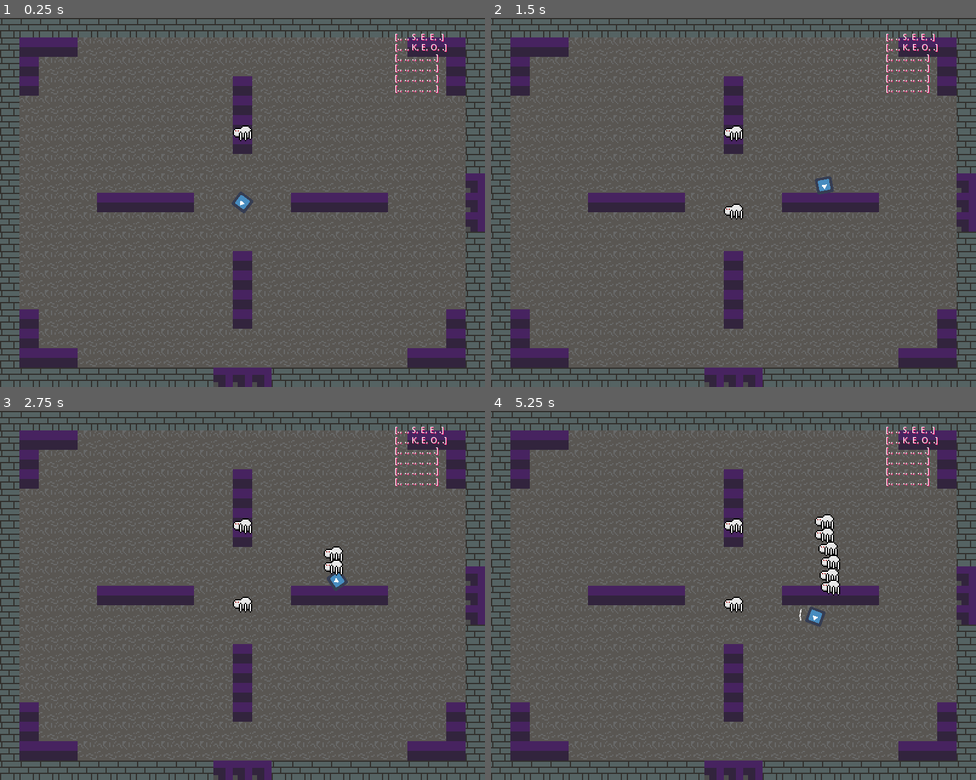
Above: before the commit, frames 1-4 (two rows, left to right).
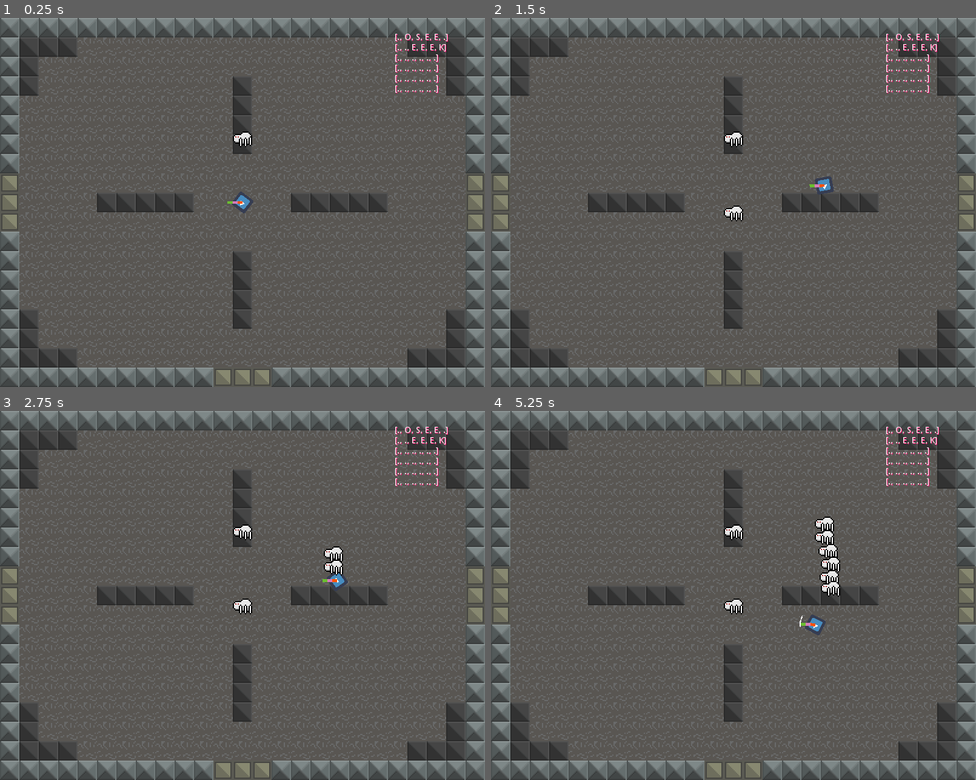
Above: after the commit, the same moments.

Repository: BielMaxBR/evolutron-remake
Game: Godot game, scene res://Node2D.tscn
Two runs of this game, one before a commit and one after it. Both use one fixed random seed, a clock stepped at 60 frames per second and the inputs below. The engine's default icon, where the game draws it, is replaced by a stand-in: a white triangle on a blue panel in a dark square.
Inputs (mouse positions are in pixels of both pictures, inside the frame that each line leads up to):
- Up to frame 1 (0.25 s): no input
- Up to frame 2 (1.5 s): tap Enter at 0.5 s; move the mouse to (840, 184) at 0.52 s; press the mouse at (840, 184) at 0.53 s; hold D (right) 0.53-1.28 s; tap Space (test, bound only after the commit) at 0.8, 1.35 s; move the mouse to (636, 220) at 1.27 s; release the mouse at (636, 220) at 1.28 s; hold S (down) from 1.28 s (still down)
- Up to frame 3 (2.75 s): click (145, 613) at 1.55 s; move the mouse to (291, 514) at 2.02 s; release S (down) at 2.03 s; press the mouse at (291, 514) at 2.03 s; hold D (right) from 2.03 s (still down); tap Space (test, bound only after the commit) at 2.3 s
- Up to frame 4 (5.25 s): move the mouse to (709, 669) at 2.77 s; release D (right) at 2.78 s; release the mouse at (709, 669) at 2.78 s; hold W (up) 2.78-3.53 s; tap Space (test, bound only after the commit) at 2.85, 3.8, 4.35 s; click (709, 669) at 3.05 s; move the mouse to (879, 650) at 3.52 s; press the mouse at (879, 650) at 3.53 s; hold A (left) 3.53-5.03 s; move the mouse to (588, 540) at 4.27 s; release the mouse at (588, 540) at 4.28 s; click (588, 540) at 4.55 s; move the mouse to (757, 595) at 5.02 s; press the mouse at (757, 595) at 5.03 s; hold S (down) from 5.03 s (still down)

The runs differ from the first frame. In frame 1, 18% of the frame differs, in the area x 0-100%, y 0-100%; in frame 2, 18%; in frame 3, 18%; in frame 4, 18%.

Commit message:
andares funcionando

Diff:
--- a/Node2D.tscn
+++ b/Node2D.tscn
@@ -12,6 +12,8 @@
 [ext_resource path="res://anim/attack3.png" type="Texture" id=10]
 [ext_resource path="res://anim/attack1.png" type="Texture" id=11]
 [ext_resource path="res://inimigos/arainha.tscn" type="PackedScene" id=12]
+[ext_resource path="res://Scripts/portal.gd" type="Script" id=13]
+[ext_resource path="res://spritesheet.png" type="Texture" id=14]
 
 [sub_resource type="RectangleShape2D" id=1]
 extents = Vector2( 13.4879, 13.5601 )
@@ -24,6 +26,9 @@
 "speed": 20.0
 } ]
 
+[sub_resource type="RectangleShape2D" id=3]
+extents = Vector2( 28.6335, 24.2614 )
+
 [node name="Node2D" type="Node2D"]
 script = ExtResource( 1 )
 
@@ -34,7 +39,7 @@
 format = 1
 
 [node name="TileMap" type="TileMap" parent="."]
-visible = false
+position = Vector2( 26.9087, -713.08 )
 scale = Vector2( 2, 2 )
 z_index = -1
 tile_set = ExtResource( 2 )
@@ -45,6 +50,7 @@
 tile_data = PoolIntArray( -524259, 3, 0, 0, 5, 0, 1, 5, 0, 2, 0, 0, 3, 0, 0, 4, 0, 0, 5, 0, 0, 6, 0, 0, 7, 0, 0, 8, 0,  …(3947 unchanged characters)…
 
 [node name="Camera2D" type="Camera2D" parent="."]
+z_index = 1
 current = true
 process_mode = 0
 script = ExtResource( 5 )
@@ -61,34 +67,60 @@
 "_edit_use_anchors_": false
 }
 
-[node name="KinematicBody2D" type="KinematicBody2D" parent="."]
+[node name="Player" type="KinematicBody2D" parent="."]
+collision_layer = 3075
+collision_mask = 15
 script = ExtResource( 3 )
 cam = NodePath("../Camera2D")
 aranha = NodePath("../arainha")
 
-[node name="CollisionShape2D" type="CollisionShape2D" parent="KinematicBody2D"]
+[node name="CollisionShape2D" type="CollisionShape2D" parent="Player"]
 shape = SubResource( 1 )
 
-[node name="Sprite" type="Sprite" parent="KinematicBody2D"]
+[node name="Sprite" type="Sprite" parent="Player"]
 position = Vector2( -0.0834296, -0.0834274 )
 scale = Vector2( 0.461208, 0.44559 )
 texture = ExtResource( 4 )
 
-[node name="attack" type="AnimatedSprite" parent="KinematicBody2D"]
+[node name="attack" type="AnimatedSprite" parent="Player"]
 scale = Vector2( 1.12, 2 )
 frames = SubResource( 2 )
 speed_scale = 1.2
 offset = Vector2( 20, 0 )
 
-[node name="Sound" type="AudioStreamPlayer" parent="KinematicBody2D/attack"]
+[node name="Sound" type="AudioStreamPlayer" parent="Player/attack"]
 stream = ExtResource( 7 )
 
+[node name="ponta" type="Sprite" parent="Player"]
+position = Vector2( 2.94961, 0 )
+scale = Vector2( 0.508399, 0.305512 )
+texture = ExtResource( 14 )
+offset = Vector2( 30, 0 )
+
 [node name="arainha" parent="." instance=ExtResource( 12 )]
+position = Vector2( -311.479, -216.147 )
+
+[node name="portal" type="Area2D" parent="."]
+position = Vector2( -148.188, -93.4436 )
+collision_layer = 2147483663
+collision_mask = 15
+script = ExtResource( 13 )
+
+[node name="CollisionShape2D" type="CollisionShape2D" parent="portal"]
+shape = SubResource( 3 )
+
+[node name="Sprite" type="Sprite" parent="portal"]
+texture = ExtResource( 4 )
 [connection signal="map" from="." to="Camera2D" method="_on_Node2D_map"]
-[connection signal="spawn" from="." to="KinematicBody2D" method="_on_Node2D_spawn"]
-[connection signal="apareci" from="KinematicBody2D" to="Camera2D" method="_on_KinematicBody2D_apareci"]
-[connection signal="baixo" from="KinematicBody2D" to="Camera2D" method="_on_KinematicBody2D_baixo"]
-[connection signal="cima" from="KinematicBody2D" to="Camera2D" method="_on_KinematicBody2D_cima"]
-[connection signal="direita" from="KinematicBody2D" to="Camera2D" method="_on_KinematicBody2D_direita"]
-[connection signal="esquerda" from="KinematicBody2D" to="Camera2D" method="_on_KinematicBody2D_esquerda"]
-[connection signal="animation_finished" from="KinematicBody2D/attack" to="KinematicBody2D" method="_on_attack_animation_finished"]
+[connection signal="map" from="." to="portal" method="_on_Node2D_map"]
+[connection signal="saida" from="." to="portal" method="_on_Node2D_saida"]
+[connection signal="spawn" from="." to="Player" method="_on_Node2D_spawn"]
+[connection signal="apareci" from="Player" to="Camera2D" method="_on_KinematicBody2D_apareci"]
+[connection signal="baixo" from="Player" to="Camera2D" method="_on_KinematicBody2D_baixo"]
+[connection signal="cima" from="Player" to="Camera2D" method="_on_KinematicBody2D_cima"]
+[connection signal="direita" from="Player" to="Camera2D" method="_on_KinematicBody2D_direita"]
+[connection signal="esquerda" from="Player" to="Camera2D" method="_on_KinematicBody2D_esquerda"]
+[connection signal="animation_finished" from="Player/attack" to="Player" method="_on_attack_animation_finished"]
+[connection signal="body_entered" from="portal" to="portal" method="_on_portal_body_entered"]
+[connection signal="desceu" from="portal" to="." method="_on_portal_desceu"]
+[connection signal="pos" from="portal" to="Player" method="_on_portal_pos"]
--- a/Scripts/Camera2D.gd
+++ b/Scripts/Camera2D.gd
@@ -28,29 +28,30 @@
 
 func _on_KinematicBody2D_baixo():
 	$".".position.y += 608
-	print("baixo")
+
 	pass # Replace with function body.
 
 
 func _on_KinematicBody2D_cima():
 	$".".position.y -= 608
-	print("cima")
+
 	pass # Replace with function body.
 
 
 func _on_KinematicBody2D_direita():
 	position.x += 800
-	print("direita")
+
 	pass # Replace with function body.
 
 
 func _on_KinematicBody2D_esquerda():
 	$".".position.x -= 800
-	print("esquerda")
+
 	pass # Replace with function body.
 
 
 func _on_Node2D_map(mapa):
+	$Label.text = ""
 	for y in range(0, len(mapa)):
 		$Label.text += str(mapa[y]) + "\n"
 	pass # Replace with function body.
--- a/Scripts/KinematicBody2D.gd
+++ b/Scripts/KinematicBody2D.gd
@@ -32,6 +32,8 @@
 		aranha.connect("vivo", self, "_on_aranha_vivo")
 		$attack.playing = true
 		$attack/Sound.playing = true
+	if event.is_action_pressed("test"):
+		print(position)
 func get_camera():
 	#print(cam)
 	var node = get_node(cam)
@@ -60,7 +62,7 @@
 	pass
 
 func _on_Node2D_spawn(pos):
-	print("do player ",pos)
+
 	$".".position = pos
 
 	get_node(aranha).position = Vector2(pos.x,pos.y-100)
@@ -71,3 +73,8 @@
 	$attack.playing = false
 	$attack/Sound.playing = false
 	pass # Replace with function body.
+
+
+func _on_portal_pos(pos):
+	$ponta.look_at(pos)
+	pass # Replace with function body.
--- a/Scripts/Map_generator.gd
+++ b/Scripts/Map_generator.gd
@@ -1,6 +1,6 @@
 extends Node2D
 
-export(int, 0, 100) var numero_de_salas = 6
+export(int, 0, 100) var numero_de_salas = 8
 export(Vector2) var area = Vector2(6,6)
 var parede = Color("#914400")*255
 var chao = Color("#48ff00")*255
@@ -8,10 +8,10 @@
 var muro = Color("#006d0f")*255
 var spike = Color("#000000")*255
 var rng = RandomNumberGenerator.new()
-
+var andar = 0
 signal spawn(pos)
 signal map(mapa)
-
+signal saida(pos)
 func gerar_mapa_aberto():
 	return '0'
 
@@ -24,7 +24,6 @@
 			var x_atual = int(rng.randi_range(0, 5))
 			rng.randomize()
 			var y_atual = int(rng.randi_range(0, 5))
-			print("sala gerada ", x_atual, " ", y_atual, "\n")
 			salas.append([x_atual,y_atual])
 		else:
 			var nova_sala = nova_sala(salas,area)
@@ -111,14 +110,13 @@
 		return nova_sala(salas, area)
 
 func criar_salas(salas ,mapa):
-	print(salas)
 	for sala in salas:
 		var salaX = int(sala[0])
 		var salaY = int(sala[1])
 		if mapa[salaY][salaX] == ".":
 			if salas.find(sala) == 0:
 				mapa[salaY][salaX] = "S"
-			elif salas.find(sala) == 4:
+			elif salas.find(sala) == len(salas)-2:
 				mapa[salaY][salaX] = "K"
 			elif salas.find(sala) == len(salas)-1:
 				mapa[salaY][salaX] = "O"
@@ -136,15 +134,9 @@
 		[".",".",".",".",".","."],
 		[".",".",".",".",".","."],
 	]
-
-	var mapa_vazio = gerar_mapa_aberto()
-	#mapa_aberto[2][3] = "1"
-
 	var salas = gerar_salas()
 
 	mapa = criar_salas(salas, mapa)
-
-
 	for i in mapa:
 		print(i)
 	return mapa
@@ -162,6 +154,7 @@
 	newTileMap.name = "Room" + str(index)
 	newTileMap.add_to_group("Rooms")
 	newTileMap.position = pos
+
 	newTileMap.scale = tile.transform.get_scale()
 	newTileMap.cell_size = tile.cell_size
 	newTileMap.tile_set = tile.tile_set
@@ -228,7 +221,6 @@
 
 	return image
 
-
 func ler_cores_da_imagem(img,x,y):
 	var data = gerar_dados_da_imagem(img)
 	data.lock()
@@ -257,41 +249,62 @@
 	return [cima,direita,baixo,esquerda]
 
 func gerar_andar(bigMap, tile):
+
 	var index = 0
 	var minimapa = criar_cena()
+
 	emit_signal("map",minimapa)
 	for y in range(0, len(minimapa)):
+
 		for x in range(0, len(minimapa[y])):
+
 			var portas = se_tem_sala(minimapa, Vector2(x,y))
+
 			if minimapa[y][x] == "S":
 				var pos = Coletar_posicao_do_tile(x,y,bigMap.cell_size,bigMap.transform.get_scale())
-				print("do nó ", pos)
 				var posMeio = Coletar_posicao_do_tile(x+0.5,y+0.5,bigMap.cell_size,bigMap.transform.get_scale())
 				emit_signal("spawn", posMeio)
 				gerar_tilemap(pos,tile,'spawn.png', portas, index)
 				index += 1
+
 			elif minimapa[y][x] == "E":
+
 				rng.randomize()
 				var sala = rng.randi_range(0,5)
 				var pos = Coletar_posicao_do_tile(x,y,bigMap.cell_size,bigMap.transform.get_scale())
 				gerar_tilemap(pos,tile,'/enemy/sala'+str(sala)+'.png', portas, index)
 				index += 1
+
 			elif minimapa[y][x] == "K":
+
 				var chave = true
 				rng.randomize()
 				var sala = rng.randi_range(0,5)
 				var pos = Coletar_posicao_do_tile(x,y,bigMap.cell_size,bigMap.transform.get_scale())
 				gerar_tilemap(pos,tile,'/enemy/sala'+str(sala)+'.png',portas, index)
 				index += 1
+
 			elif minimapa[y][x] == "O":
+
 				var pos = Coletar_posicao_do_tile(x,y,bigMap.cell_size,bigMap.transform.get_scale())
+				var posMeio = Coletar_posicao_do_tile(x+0.5,y+0.5,bigMap.cell_size,bigMap.transform.get_scale())
+				print("quando cria: ", posMeio)
+				emit_signal("saida", posMeio)
 				gerar_tilemap(pos,tile,'exit.png',portas, index)
 				index += 1
 
 func _ready():
+	rng.randomize()
 	var tilemap = get_node('BigMap')
 	var tile = $TileMap
 	gerar_andar(tilemap, tile)
-	for i in range(0, get_child_count()):
-		if "Room" in get_child(i).name:
-			print(get_child(i).name)
+
+func _on_portal_desceu():
+
+	for i in range(0, get_child_count()-1):
+		if get_child(i):
+			if get_child(i).is_in_group("Rooms"):
+				get_child(i).free()
+
+	_ready()
+	andar += 1
--- /dev/null
+++ b/Scripts/portal.gd
@@ -0,0 +1,40 @@
+extends Area2D
+
+signal desceu
+
+func _ready():
+
+	pass
+
+signal pos(pos)
+
+func _input(event):
+	if event.is_action_pressed("test"):
+		print("portal: ",position)
+func Coletar_posicao_do_tile(x, y, tile, scale):
+	var rex = (tile.x*x)*scale.x
+	var rey = (tile.y*y)*scale.y
+	return Vector2(rex,rey)
+	pass
+func _process(delta):
+	emit_signal('pos',position)
+	pass
+
+func _on_Node2D_saida(pos):
+	print(pos)
+
+	position = pos
+
+func _on_portal_body_entered(body):
+	if body.name == "Player":
+		emit_signal("desceu")
+	pass
+
+
+func _on_Node2D_map(mapa):
+	for y in range(0, len(mapa)-1):
+		for x in range(0, len(mapa[y])-1):
+			if mapa[y][x] == "O":
+				var posMeio = Coletar_posicao_do_tile(x+0.5,y+0.5,Vector2(800,608),Vector2(1,1))
+				_on_Node2D_saida(posMeio)
+	pass # Replace with function body.
--- a/inimigos/scripts/arainha.gd
+++ b/inimigos/scripts/arainha.gd
@@ -17,7 +17,7 @@
 		if get_node(ray):
 			if get_node(ray).is_colliding():
 				$AnimatedSprite.animation = "andando"
-				move_and_slide(Vector2(0,100))
+				move_and_slide(Vector2(0,150))
 			else:
 				$AnimatedSprite.animation = 'parado'
 # Called every frame. 'delta' is the elapsed time since the previous frame.
--- a/project.godot
+++ b/project.godot
@@ -24,6 +24,29 @@
 window/size/width=800
 window/size/height=608
 window/size/resizable=false
+
+[importer_defaults]
+
+texture={
+"compress/bptc_ldr": 0,
+"compress/hdr_mode": 0,
+"compress/lossy_quality": 0.7,
+"compress/mode": 0,
+"compress/normal_map": 0,
+"detect_3d": true,
+"flags/anisotropic": false,
+"flags/filter": false,
+"flags/mipmaps": false,
+"flags/repeat": 0,
+"flags/srgb": 2,
+"process/HDR_as_SRGB": false,
+"process/fix_alpha_border": true,
+"process/invert_color": false,
+"process/premult_alpha": false,
+"size_limit": 0,
+"stream": false,
+"svg/scale": 1.0
+}
 
 [input]
 
@@ -52,6 +75,11 @@
 "events": [ Object(InputEventMouseButton,"resource_local_to_scene":false,"resource_name":"","device":0,"alt":false,"shi …(212 unchanged characters)…
  ]
 }
+test={
+"deadzone": 0.5,
+"events": [ Object(InputEventKey,"resource_local_to_scene":false,"resource_name":"","device":0,"alt":false,"shift":false,"control":false,"meta":false,"command":false,"pressed":false,"scancode":32,"unicode":0,"echo":false,"script":null)
+ ]
+}
 
 [node]
 
Not shown: 1 places in Node2D.tscn that only renumber resources
Not shown, changed: export_presets.cfg
Binary file changed: tiles/tile1.png
Binary file changed: tiles/tileCorn.png
Binary file changed: tiles/wall1.png
